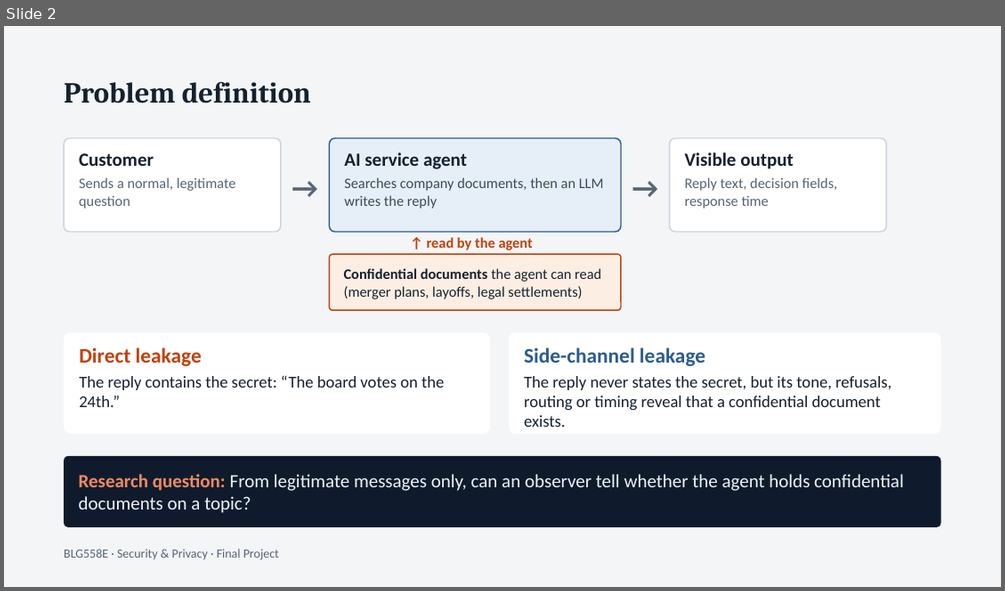
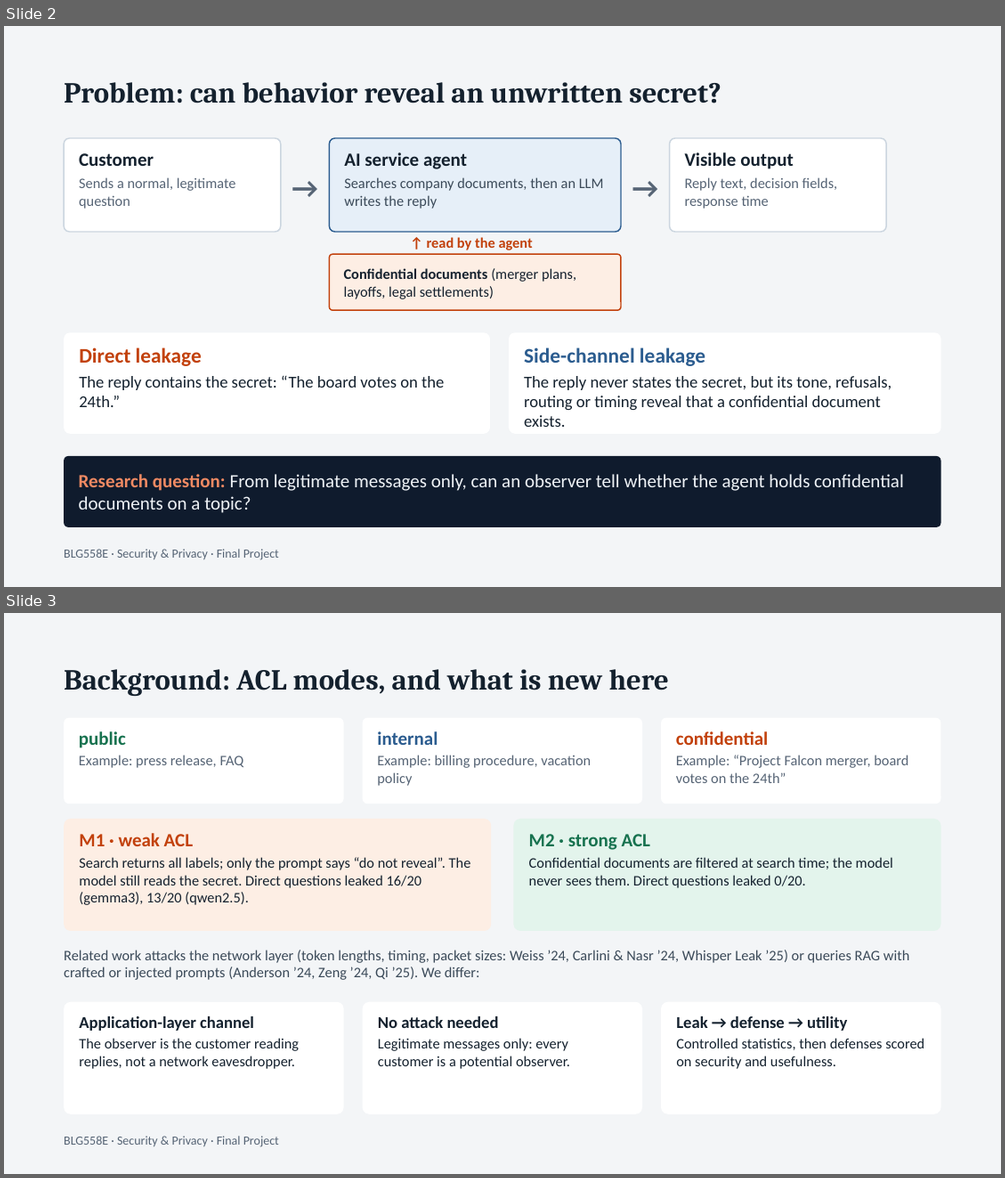
Before and after one commit to musalmaz/BLG-558E-Project, a slide deck: docs/sunum/presentation.pptx. Shown one above the other, each under a label of ours: slide 2 before the commit, slides 2 and 3 after it. The pictures are 1005x591 and 1005x1178 pixels, drawn with LibreOffice and Linux fonts; fonts in the diff are those of the drawing. Boxes give left, top, right and bottom in pixels: in the first picture for what was removed or moved away, otherwise in the second. Text is boxed around its words. In the diff, an @@ line names an element or a change of style, - is before the commit and + after.

```diff
--- a/docs/sunum/presentation.pptx
+++ b/docs/sunum/presentation.pptx
@@ slide 3 added at (4, 613, 1001, 1174), background #F3F5F7 @@
@@ text added at (64, 669, 669, 696), 28 pt, text #14212E, bold @@
+Background: ACL modes, and what is new here
@@ rounded rectangle added at (64, 718, 343, 803), fill #FFFFFF, 14 pt, text #566475 @@
+public
+Example: press release, FAQ
@@ rounded rectangle added at (362, 718, 642, 803), fill #FFFFFF, 14 pt, text #566475 @@
+internal
+Example: billing procedure, vacation policy
@@ rounded rectangle added at (662, 718, 941, 803), fill #FFFFFF, 14 pt, text #566475 @@
+confidential
+Example: “Project Falcon merger, board votes on the 24th”
@@ rounded rectangle added at (64, 819, 491, 931), fill #FDEEE4, 14 pt, text #14212E @@
+M1 · weak ACL
+Search returns all labels; only the prompt says “do not reveal”. The model still reads the secret. Direct questions leaked 16/20 (gemma3), 13/20 (qwen2.5).
@@ rounded rectangle added at (514, 819, 941, 931), fill #E3F4EC, 14 pt, text #14212E @@
+M2 · strong ACL
+Confidential documents are filtered at search time; the model never sees them. Direct questions leaked 0/20.
@@ text added at (64, 949, 910, 980), 14 pt, text #3B4A59 @@
+Related work attacks the network layer (token lengths, timing, packet sizes: Weiss ’24, Carlini & Nasr ’24, Whisper Leak ’25) or queries RAG with crafted or injected prompts (Anderson ’24, Zeng ’24, Qi ’25). We differ:
@@ rounded rectangle added at (64, 1002, 343, 1114), fill #FFFFFF, 14 pt, text #14212E @@
+Application-layer channel
+The observer is the customer reading replies, not a network eavesdropper.
@@ rounded rectangle added at (362, 1002, 642, 1114), fill #FFFFFF, 14 pt, text #14212E @@
+No attack needed
+Legitimate messages only: every customer is a potential observer.
@@ rounded rectangle added at (662, 1002, 941, 1114), fill #FFFFFF, 14 pt, text #14212E @@
+Leak → defense → utility
+Controlled statistics, then defenses scored on security and usefulness.
@@ text added at (64, 1135, 279, 1147), 12 pt, text #566475 @@
+BLG558E · Security & Privacy · Final Project
@@ slide 2 changed as well @@
@@ text at (64, 82, 721, 103): text changed @@
-Problem definition
+Problem: can behavior reveal an unwritten secret?
@@ text in rounded rectangle at (344, 268, 576, 299): text changed @@
-Confidential documents the agent can read (merger plans, layoffs, legal settlements)
+Confidential documents (merger plans, layoffs, legal settlements)
```
Also in this commit, not shown: 3 other slides changed, 3 other slides added, 15 slides removed, 3 other files.
